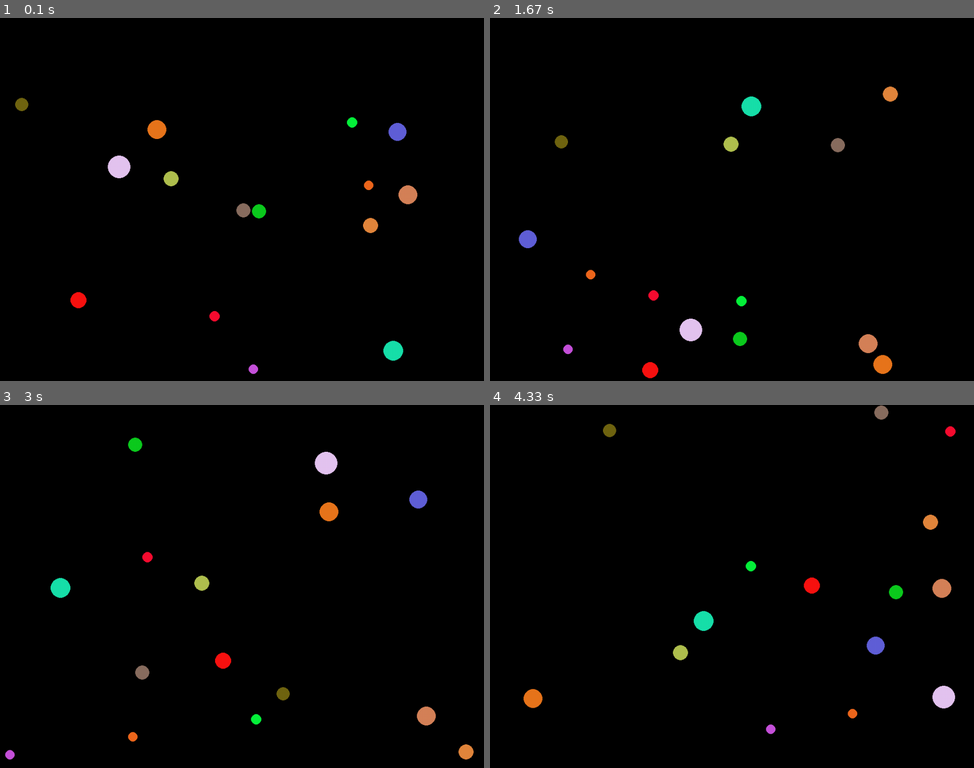
Above: before the commit, frames 1-4 (two rows, left to right).
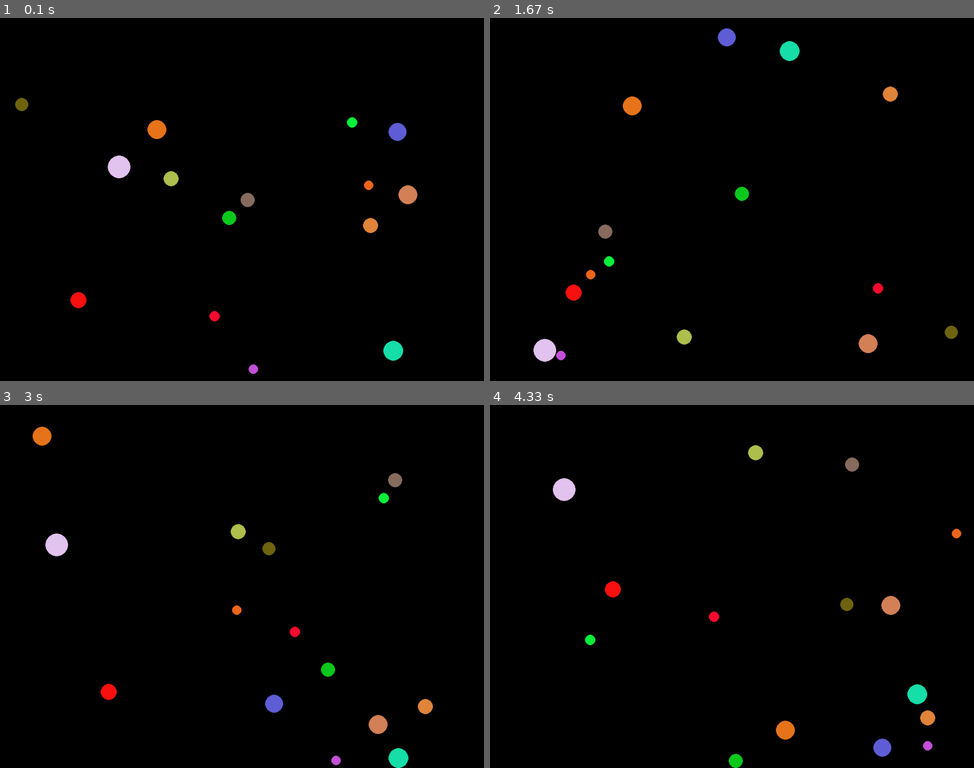
Above: after the commit, the same moments.

Repository: jackmaney/fiddle-pygame
Game: pygame game, started from bouncing_balls.py
Two runs of this game, one before a commit and one after it. Both use one fixed random seed, a clock stepped at 60 frames per second and the inputs below.
Inputs:
- Up to frame 1 (0.1 s): no input
- Up to frame 2 (1.67 s): no input
- Up to frame 3 (3 s): no input
- Up to frame 4 (4.33 s): no input

The runs differ from the first frame. In frame 1, 0.3% of the frame differs, in the area x 45-55%, y 48-58%; in frame 2, 2.7%; in frame 3, 3.3%; in frame 4, 3.3%, in the area x 6-98%, y 0-100%.

Commit message:
HERP DERP center != position. Also, fixed some vectors that were pointing in exactly the wrong direction.

Diff:
--- a/ball.py
+++ b/ball.py
@@ -27,11 +27,20 @@
         self.screen = screen
         self.screen_size = np.array(self.screen.get_size(), np.int32)
 
-    def center(self):
+    def getCenter(self):
         return self.position + self.radius + 1
 
+    def setCenter(self, center):
+        center = np.array(center, np.int32)
+        self.position = center - self.radius - 1
+
     def distanceBetweenCenters(self, other):
-        return math.sqrt(np.vectorize(lambda x: x * x)(self.center() - other.center()).sum())
+        return math.sqrt(np.vectorize(lambda x: x * x)(self.getCenter() - other.getCenter()).sum())
+
+    def outOfBoundsCenter(self, center):
+        return center[0] - self.radius < 0 or center[1] - self.radius < 0 or \
+            center[0] + self.radius > self.screen_size[0] or \
+            center[1] + self.radius + self.rect_size[1] > self.screen_size[1]
 
     def outOfBounds(self, pos=None):
 
@@ -76,7 +85,7 @@
         # my reasoning and calculations here)
         #
         # Now is where we need a bit of a mathematical explanation.
-        # Denote self.center() and other.center() by C1 and C2.
+        # Denote self.getCenter() and other.getCenter() by C1 and C2.
         # Let d be the distance from C1 to C2, and let the radii of
         # self and other be r1 and r2, respectively.
         #
@@ -123,7 +132,7 @@
         # along the line between the centers, and in the amounts that are the distances
         # between Q and the edges of each circle (which are r1 - a and r2 - b, respectively).
         #
-        # So, we move C1 to C1 + (r1 - a)*(C2 - C1)/r1 and C2 to C2 + (r2 - b)*(C1 - C2)/r2
+        # So, we move C1 to C1 + (r1 - a)*(C1 - C2)/r1 and C2 to C2 + (r2 - b)*(C2 - C1)/r2
         #
         # Note that we've also assumed that neither of the centers are included in the other circle
         # (ie d > max(r1,r2)). We'll deal with this case--and the case of d == r1 + r2 (ie one point of
@@ -144,73 +153,73 @@
 
         else:
 
-            C1 = self.center().astype(float)
-            C2 = other.center().astype(float)
+            C1 = self.getCenter().astype(float)
+            C2 = other.getCenter().astype(float)
             a = float(r1 * r1 - r2 * r2 + d * d) / float(2 * d)
             b = float(r2 * r2 - r1 * r1 + d * d) / float(2 * d)
 
-            positionCandidate = self.position
-            otherPositionCandidate = other.position
+            centerCandidate = self.getCenter()
+            otherCenterCandidate = other.getCenter()
 
             if d > r1 and d > r2:
 
-                positionCandidate = np.around(
-                    C1 + (r1 - a) * (C2 - C1) / r1).astype(np.int32)
-                otherPositionCandidate = np.around(
-                    C2 + (r2 - b) * (C1 - C2) / r2).astype(np.int32)
+                centerCandidate = np.around(
+                    C1 + (r1 - a) * (C1 - C2) / r1).astype(np.int32)
+                otherCenterCandidate = np.around(
+                    C2 + (r2 - b) * (C2 - C1) / r2).astype(np.int32)
 
                 # Are these candidates in bounds?
 
-                if self.outOfBounds(otherPositionCandidate):
+                if self.outOfBoundsCenter(otherCenterCandidate):
                     # Move self the extra mile
-                    otherPositionCandidate = other.position
-                    positionCandidate += np.around((r2 - b)
-                                                   * (C2 - C1) / r2).astype(np.int32)
-                elif self.outOfBounds(positionCandidate):
+                    otherCenterCandidate = other.getCenter()
+                    centerCandidate += np.around((r2 - b)
+                                                 * (C1 - C2) / r2).astype(np.int32)
+                elif self.outOfBoundsCenter(centerCandidate):
                     # Likewise...
-                    positionCandidate = self.position
-                    otherPositionCandidate += np.around((r1 - a)
-                                                        * (C1 - C2) / r1).astype(np.int32)
+                    centerCandidate = self.getCenter()
+                    otherCenterCandidate += np.around((r1 - a)
+                                                      * (C2 - C1) / r1).astype(np.int32)
 
             elif d > r1:
                 # If this is the case, then d <= r2, which means that C2 is inside of
                 # the ball for self. We'll cheat and move other the hell out of
                 # dodge.
 
-                otherPositionCandidate = np.around(
-                    C2 + (d - r1 + r2) * (C1 - C2) / r2).astype(np.int32)
-
-                if self.outOfBounds(otherPositionCandidate):
+                otherCenterCandidate = np.around(
+                    C2 + (d - r1 + r2) * (C2 - C1) / r2).astype(np.int32)
+
+                if self.outOfBoundsCenter(otherCenterCandidate):
                     # Unless we can't...mumble grumble...
-                    otherPositionCandidate = other.position
-
-                    self.position = np.around(
-                        C1 + (d - r2 + r1) * (C2 - C1) / r1).astype(np.int32)
+                    otherCenterCandidate = other.getCenter()
+
+                    centerCandidate = np.around(
+                        C1 + (d - r2 + r1) * (C1 - C2) / r1).astype(np.int32)
 
             elif d > r2:
                 # Similar case: d <= r1, so move self the hell out of dodge
 
-                positionCandidate = np.around(
-                    C1 + (d - r2 + r1) * (C2 - C1) / r1).astype(np.int32)
-
-                if self.outOfBounds(positionCandidate):
-                    positionCandidate = self.position
-                    otherPositionCandidate = np.around(
-                        C2 + (d - r1 + r2) * (C1 - C2) / r2).astype(np.int32)
+                centerCandidate = np.around(
+                    C1 + (d - r2 + r1) * (C1 - C2) / r1).astype(np.int32)
+
+                if self.outOfBoundsCenter(centerCandidate):
+                    centerCandidate = self.getCenter()
+                    otherCenterCandidate = np.around(
+                        C2 + (d - r1 + r2) * (C2 - C1) / r2).astype(np.int32)
             else:
                 # If d <= r1 and d <= r2, then C1 is inside other and C2 is inside self
                 # Again, we'll cheat and move self out of dodge.
 
-                positionCandidate = np.around(
-                    C1 + (r2 - d + r1) * (C2 - C1) / r1).astype(np.int32)
-
-                if self.outOfBounds(positionCandidate):
-                    positionCandidate = self.position
-                    otherPositionCandidate = np.around(
-                        C2 + (r1 - d + r2) * (C1 - C2) / r2).astype(np.int32)
-
-            self.position = positionCandidate
-            other.position = otherPositionCandidate
+                centerCandidate = np.around(
+                    C1 + (r2 - d + r1) * (C1 - C2) / r1).astype(np.int32)
+
+                if self.outOfBoundsCenter(centerCandidate):
+                    centerCandidate = self.getCenter()
+                    otherCenterCandidate = np.around(
+                        C2 + (r1 - d + r2) * (C2 - C1) / r2).astype(np.int32)
+
+            self.setCenter(centerCandidate)
+            other.setCenter(otherCenterCandidate)
 
         # TODO: Make more realistic
 
@@ -219,7 +228,7 @@
 
     def render(self):
         pygame.draw.circle(self.screen, self.color,
-                           self.center(), self.radius)
+                           self.getCenter(), self.radius)
 
     def move(self):
         self.position += self.velocity
